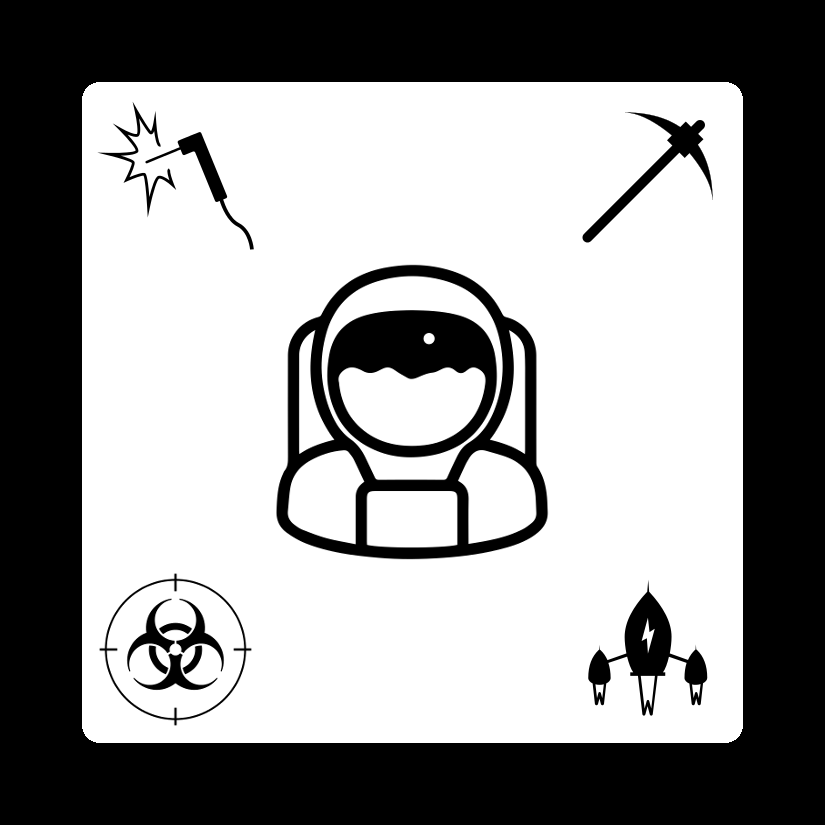
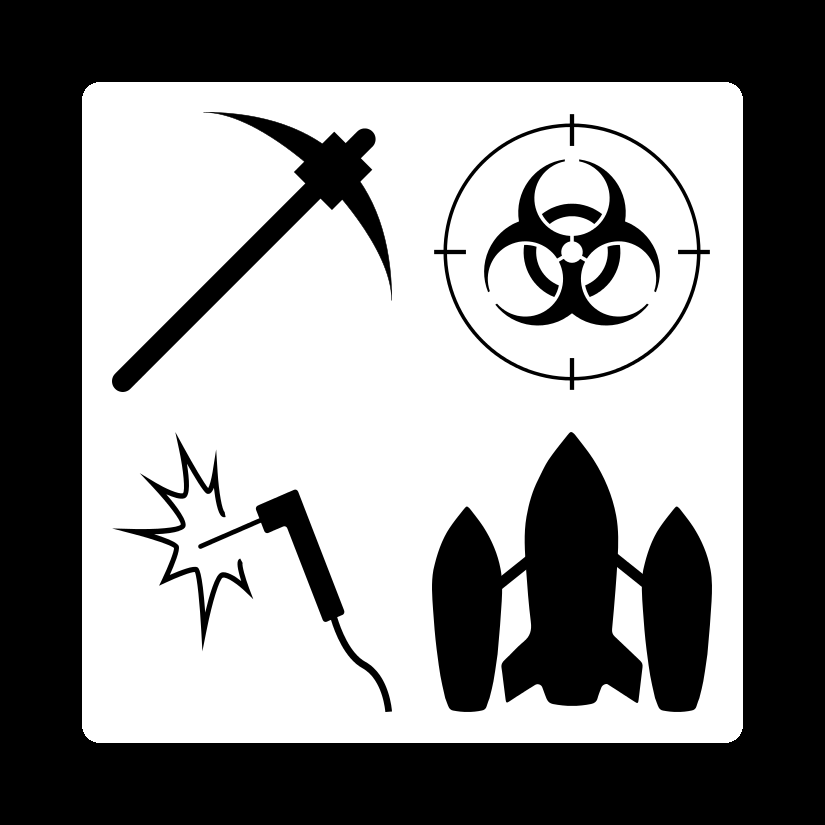
Comparing the layer stacks of the two 825 × 825 images. Changes:
renamed "spaceman" to "action-card.svg", painted on it over 112, 112, 712, 712
removed layer "intercept_icon.svg" over 99, 573, 252, 726
removed layer "torch" over 97, 101, 254, 250
removed layer "boost" over 588, 579, 708, 716
removed layer "pickaxe" over 582, 112, 713, 243
